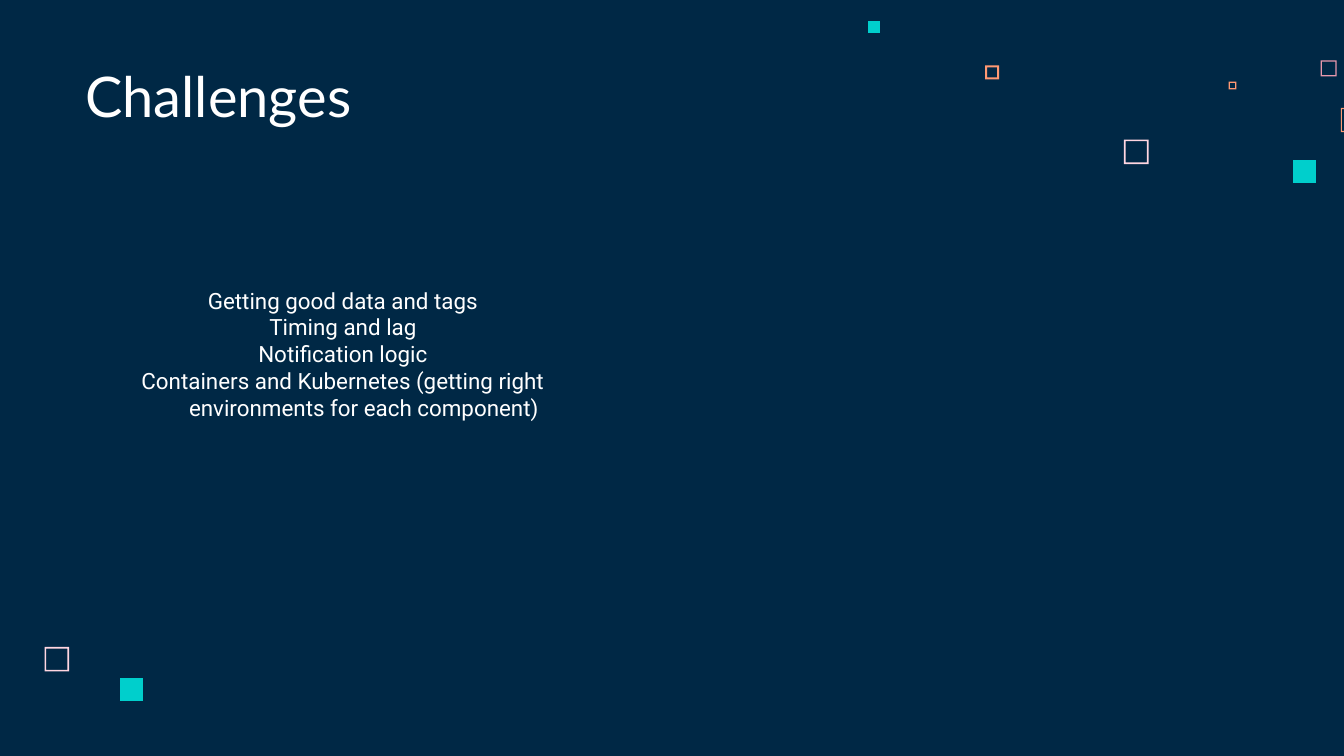
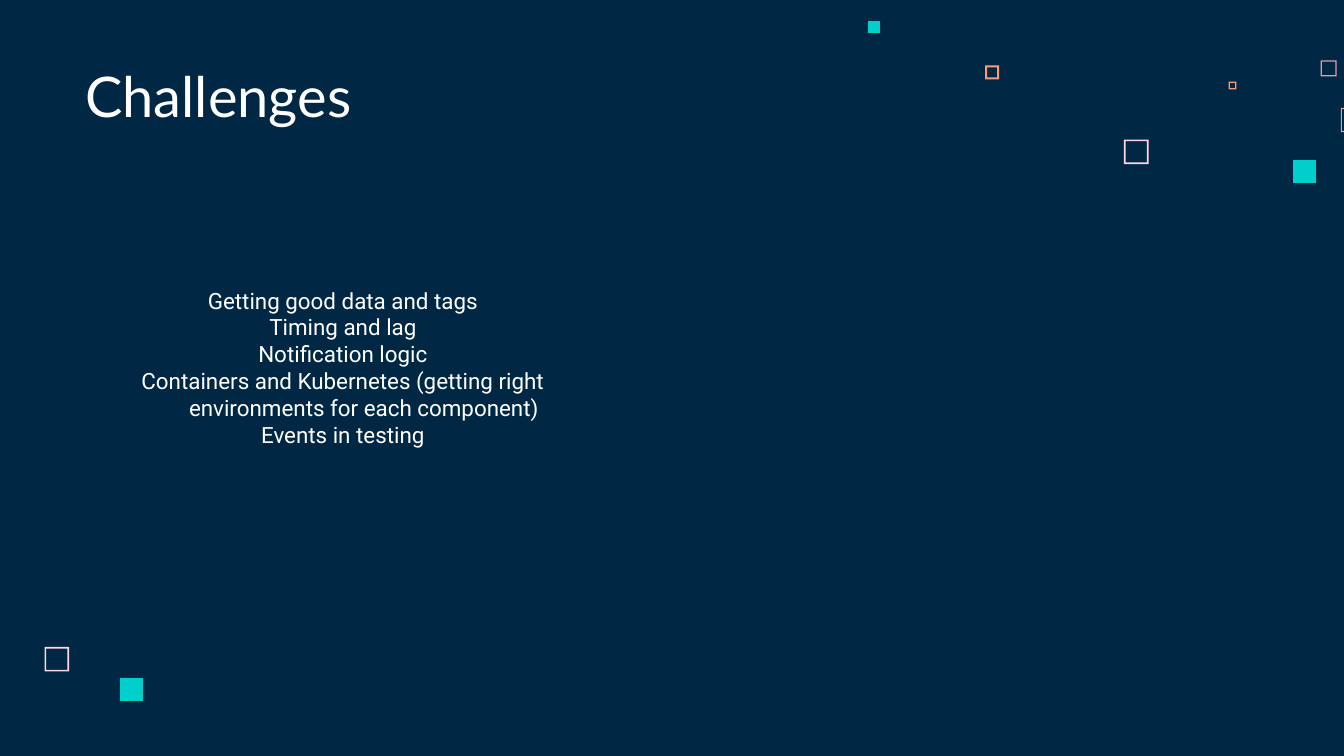
Before and after one commit to stevendleung/w251-project-door-camera-public, a slide deck: slide 10 of knock-knock w251 final presentation.pptx. Drawn at 1344x756 pixels with LibreOffice and Linux fonts; fonts in the diff are those of the drawing. Boxes give left, top, right and bottom in pixels: in the first picture for what was removed or moved away, otherwise in the second. Text is boxed around its words. In the diff, an @@ line names an element or a change of style, - is before the commit and + after.

Commit message:
ppt

```diff
--- a/knock-knock w251 final presentation.pptx
+++ b/knock-knock w251 final presentation.pptx
@@ text at box(261, 427, 424, 448): paragraph added @@
+Events in testing
```
Also in this commit, not shown: 2 other slides changed.
